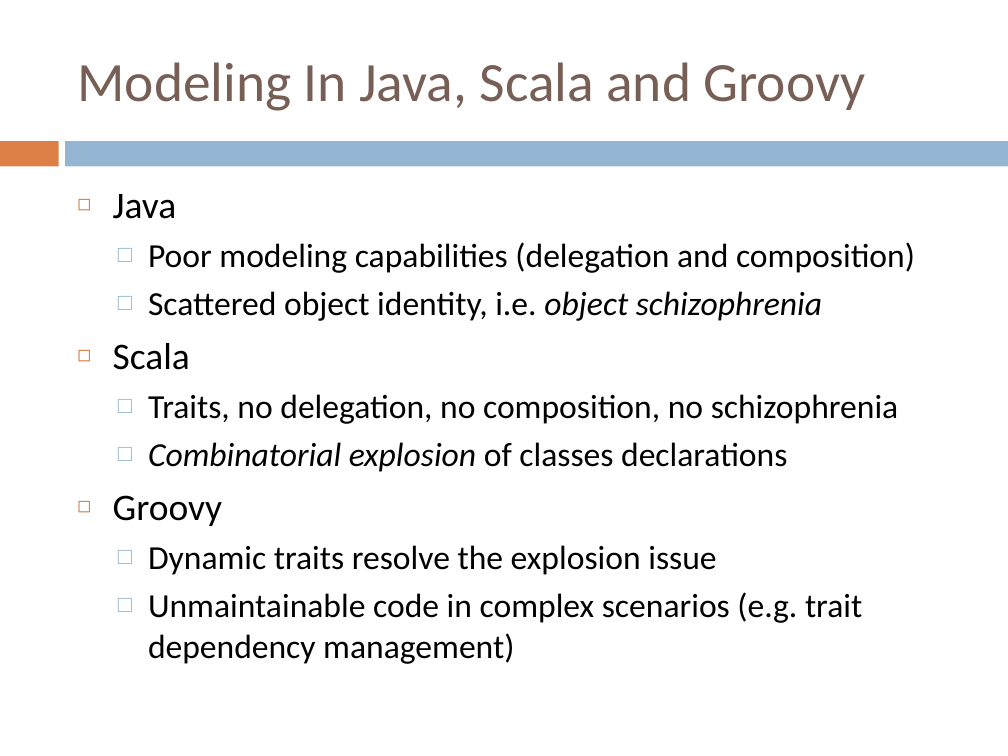
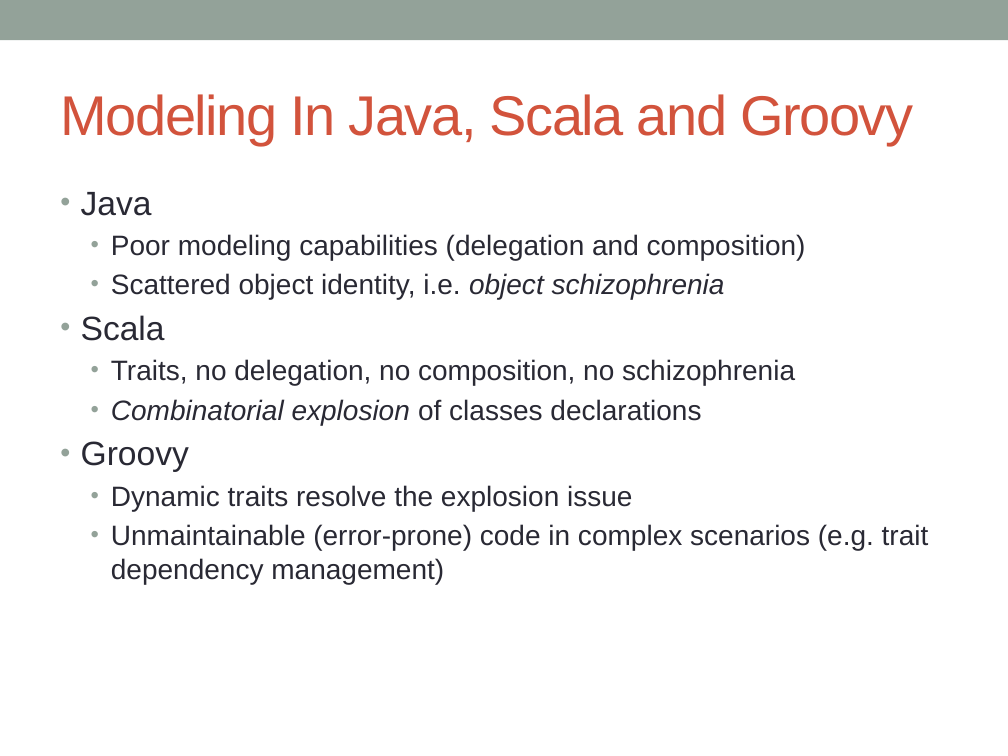
Before and after one commit to zslajchrt/morpheus, a slide deck: slide 9 of src/main/doc/thesis/mala/MalaObhajoba.pptx (slide 8 before the commit). Drawn at 1008x756 pixels with LibreOffice and Linux fonts; fonts in the diff are those of the drawing. Boxes give left, top, right and bottom in pixels: in the first picture for what was removed or moved away, otherwise in the second. Text is boxed around its words. In the diff, an @@ line names an element or a change of style, - is before the commit and + after.

```diff
--- a/src/main/doc/thesis/mala/MalaObhajoba.pptx
+++ b/src/main/doc/thesis/mala/MalaObhajoba.pptx
@@ rectangle added at box(0, 0, 1008, 40), fill #93A299 @@
@@ title "Modeling In Java, Scala and ...": place and size @@
-title "Modeling In Java, Scala and ..." at box(77, 62, 866, 111)
+title "Modeling In Java, Scala and ..." at box(60, 94, 913, 145)
@@ title "Modeling In Java, Scala and ..." at box(60, 94, 913, 145): size 39.6 to 40 pt, font Calibri to Arial, text colour #775F55 to #D2533C, letter spacing 0 to -1 pt @@
@@ rectangle removed at box(0, 141, 58, 166) @@
@@ rectangle removed at box(66, 141, 1008, 166) @@
@@ text "Java": place and size @@
-text "Java" at box(113, 194, 915, 664)
+text "Java" at box(81, 192, 929, 584)
@@ text at box(81, 192, 806, 511): size 26.8 to 24 pt in "Java", "Scala", "Groovy"; font Calibri to Arial, text colour #000000 to #292934 in "Java", "Poor modeling capabilities (delegation and composition)", "Scattered object identity, i.e. object schizophrenia", "Scala" and 4 more places; size 24.1 to 20 pt in "Poor modeling capabilities (delegation and composition)", "Scattered object identity, i.e. object schizophrenia", "Traits, no delegation, no composition, no schizophrenia", "Combinatorial explosion of classes declarations" and 1 more places; bullet ◻ to •; less space between paragraphs; bullet colour #DD8047 to #93A299; bullet □ to •; bullet colour #94B6D2 to #93A299 @@
@@ text at box(111, 524, 929, 584): text changed; size 24.1 to 20 pt; font Calibri to Arial; text colour #000000 to #292934 @@
-  □ Unmaintainable code in complex scenarios (e.g. trait dependency management)
+  • Unmaintainable (error-prone) code in complex scenarios (e.g. trait dependency management)
```
Also in this commit, not shown: 14 other slides changed, 4 slides added, 3 slides removed.
